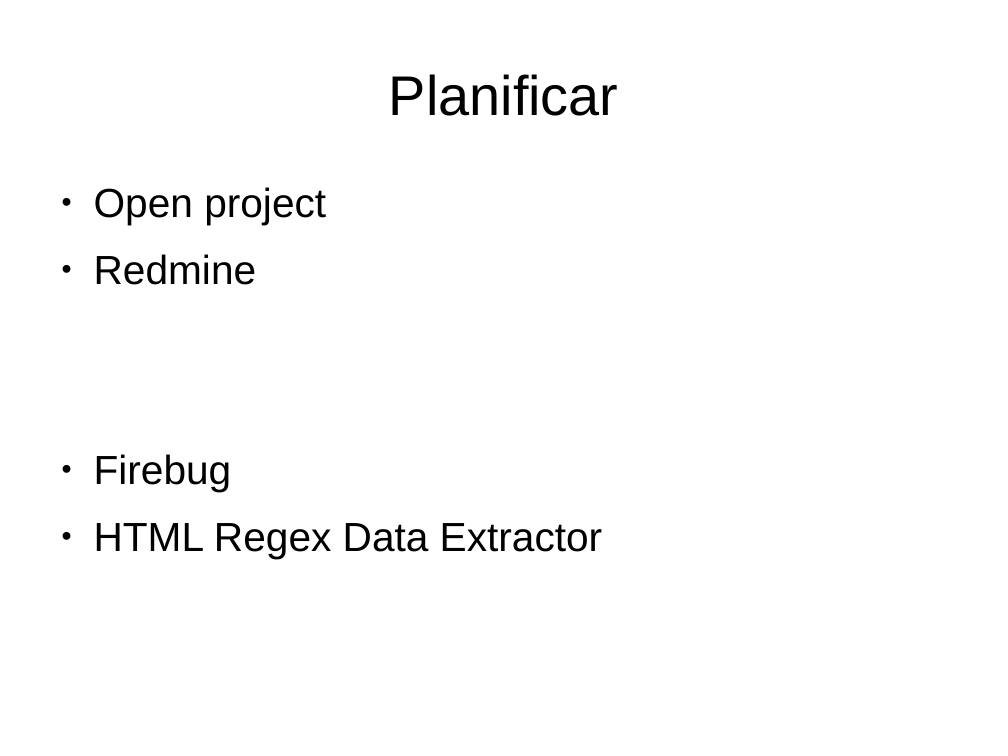
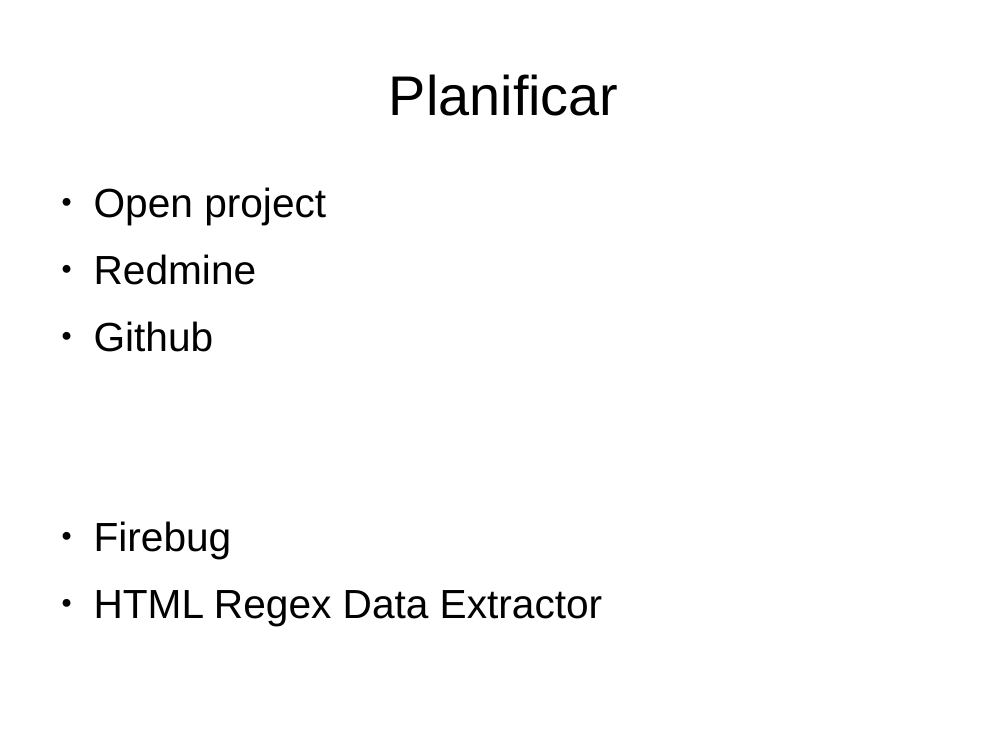
Before and after one commit to renatolrr/OpenDayOslRecycler2014, a slide deck: slide 7 of 2º_OpenDataDay_Granada_2014.odp. Drawn at 1008x756 pixels with LibreOffice and Linux fonts; fonts in the diff are those of the drawing. Boxes give left, top, right and bottom in pixels: in the first picture for what was removed or moved away, otherwise in the second. Text is boxed around its words. In the diff, an @@ line names an element or a change of style, - is before the commit and + after.

Commit message:
Incluyendo github

```diff
--- a/2º_OpenDataDay_Granada_2014.odp
+++ b/2º_OpenDataDay_Granada_2014.odp
@@ text at (x1=94, y1=321, x2=214, y2=352): paragraph added @@
+● Github
```
Also in this commit, not shown: 6 other slides changed.
